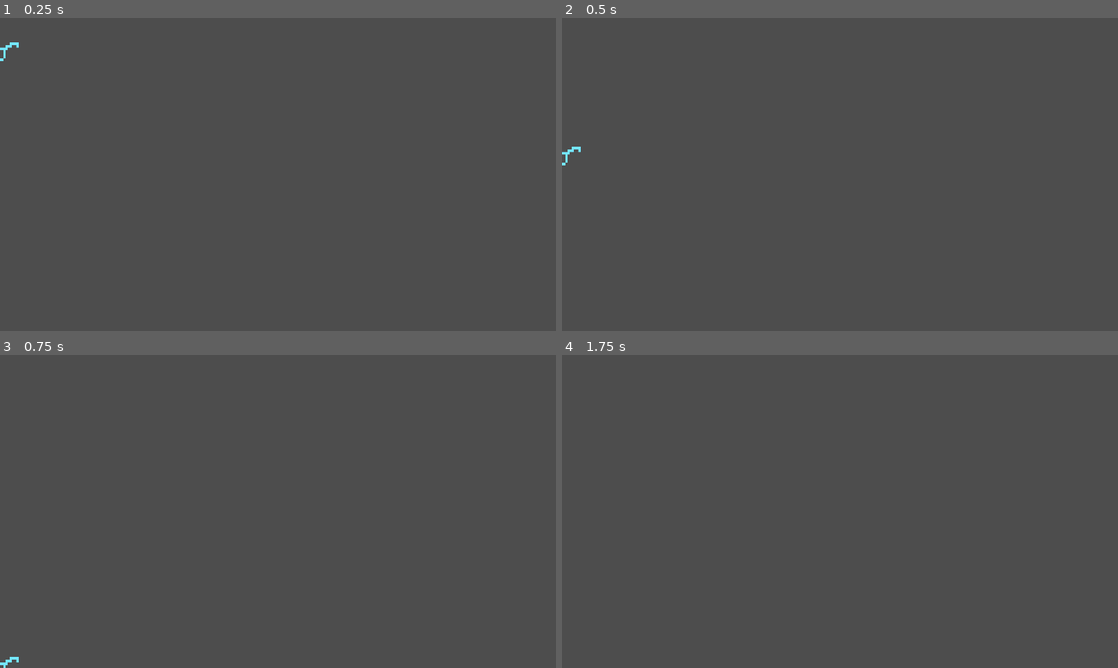
Above: before the commit, frames 1-4 (two rows, left to right).
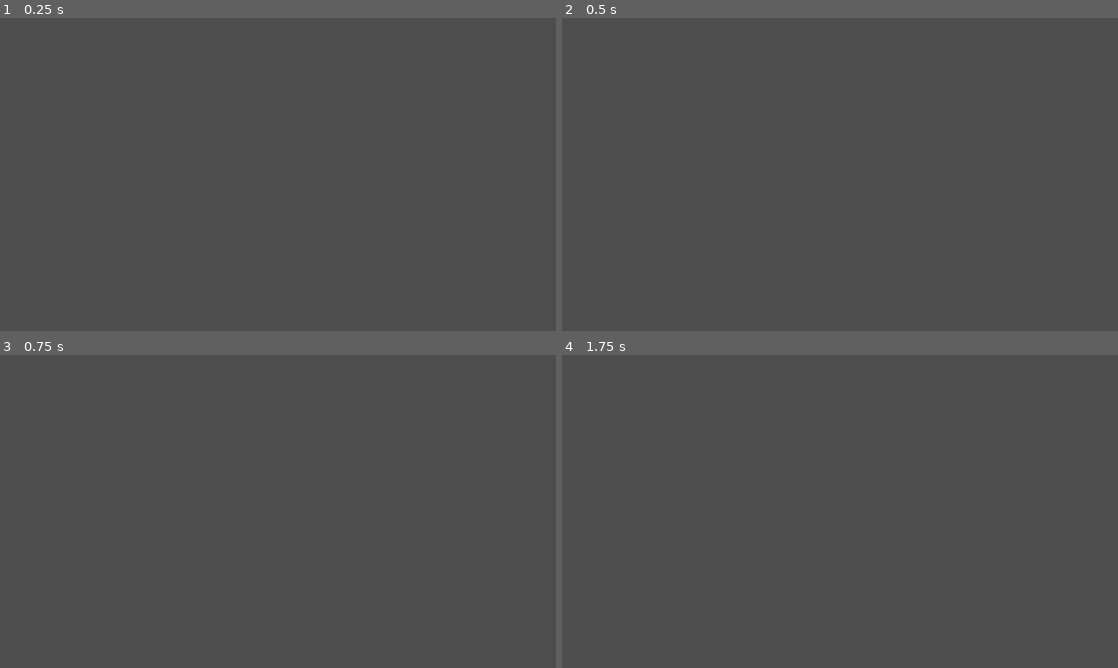
Above: after the commit, the same moments.

Repository: Boris14/NexusGameJam
Game: Godot game, scene res://Scenes/Glasses.tscn
The game is run twice, just before and just after one commit, with the same random seed, the same clock (stepped at 60 frames per second) and the same inputs. This scene is started directly instead of the project's main scene.
Inputs:
- Up to frame 1 (0.25 s): no input
- Up to frame 2 (0.5 s): no input
- Up to frame 3 (0.75 s): no input
- Up to frame 4 (1.75 s): no input

The runs differ from the first frame. In frame 1, less than 0.1% of the frame differs, in the area x 0-4%, y 7-14%; in frame 2, less than 0.1%, in the area x 0-4%, y 41-48%; in frame 3, less than 0.1%; in frame 4, nothing differs.

Commit message:
Added the bouncing glasses

Diff:
--- a/Scenes/main.tscn
+++ b/Scenes/main.tscn
@@ -1,9 +1,8 @@
-[gd_scene load_steps=8 format=3 uid="uid://dt1ctfp0vgvws"]
+[gd_scene load_steps=7 format=3 uid="uid://dt1ctfp0vgvws"]
 
 [ext_resource type="Script" path="res://Source/main.gd" id="1_l1i7m"]
 [ext_resource type="Texture2D" uid="uid://baelqavxgc8l8" path="res://Assets/map-Sheet.svg" id="2_lc5d5"]
 [ext_resource type="PackedScene" uid="uid://be6aucgi5intg" path="res://Scenes/Blackboard.tscn" id="2_yyua3"]
-[ext_resource type="PackedScene" uid="uid://ce0ff4ygit634" path="res://Scenes/platfrom.tscn" id="3_c0mjr"]
 [ext_resource type="PackedScene" uid="uid://dflldkbtccrde" path="res://Scenes/floor.tscn" id="4_0o56b"]
 [ext_resource type="PackedScene" uid="uid://ymi2tu1ay0ys" path="res://Scenes/UI/TaskSolver.tscn" id="6_dxuy2"]
 [ext_resource type="PackedScene" uid="uid://dfefb7wjmqox3" path="res://Scenes/UI/HUD.tscn" id="6_joee4"]
@@ -24,13 +23,12 @@
 position = Vector2(496, 200)
 scale = Vector2(3, 1.263)
 
-[node name="Platform" parent="." instance=ExtResource("3_c0mjr")]
-visible = false
-position = Vector2(504, 360)
-scale = Vector2(2.5, 0.6)
-
 [node name="Floor" parent="." instance=ExtResource("4_0o56b")]
 position = Vector2(456, 650)
+scale = Vector2(6, 2.637)
+
+[node name="Roof" parent="." instance=ExtResource("4_0o56b")]
+position = Vector2(472, -192)
 scale = Vector2(6, 2.637)
 
 [node name="RightWall" parent="." instance=ExtResource("4_0o56b")]
--- a/Source/glasses.gd
+++ b/Source/glasses.gd
@@ -1,29 +1,39 @@
 extends RigidBody2D
+
+const HighlightedTexture = preload("res://Assets/SVG/glasses/glasses with white border.svg")
+const NormalTexture = preload("res://Assets/SVG/glasses/glasses.svg")
 
 signal started_glasses_pickup(pickup_time)
 
 @export var max_pickup_time = 4
+@export var impulse_force = 1000
 
 const PickupBar = preload("res://Source/UI/pickup_bar.gd")
 
 var player_owner
 var _pickup_bar
 var _is_touching_owner = false
+var _idle_velocity_length = 0.1
 
 # Called when the node enters the scene tree for the first time.
 func _ready():
 	_is_touching_owner = false
 	_pickup_bar = $PickupBar as PickupBar
 	_pickup_bar.visible = false
+	await get_tree().create_timer(0.01).timeout
+	var impulse_dir = Vector2(randf_range(-1, 1), -1)
+	apply_impulse(impulse_dir * impulse_force)
 
 
 # Called every frame. 'delta' is the elapsed time since the previous frame.
 func _process(delta):
 	for body in $InteractArea.get_overlapping_bodies():
-		if body == player_owner:
+		if body == player_owner and linear_velocity.length() < _idle_velocity_length:
+			$Sprite2D.texture = HighlightedTexture
 			$PickupBar.visible = true
 			_is_touching_owner = true
 			return
+	$Sprite2D.texture = NormalTexture
 	$PickupBar.visible = false
 	_is_touching_owner = false
 
--- a/Source/main.gd
+++ b/Source/main.gd
@@ -5,7 +5,7 @@
 const Glasses = preload("res://Source/glasses.gd")
 const TaskSolver = preload("res://Source/UI/task_solver.gd")
 const Blackboard = preload("res://Source/blackboard.gd")
-const Platform = preload("res://Source/platform.gd")
+#const Platform = preload("res://Source/platform.gd")
 
 const PlayerScene = preload("res://Scenes/player.tscn")
 const GlassesScene = preload("res://Scenes/Glasses.tscn")
@@ -13,7 +13,7 @@
 var player_1_task_solver : TaskSolver
 var player_2_task_solver : TaskSolver
 var blackboard : Blackboard
-var platform : Platform
+#var platform : Platform
 
 # Called when the node enters the scene tree for the first time.
 func _ready():
@@ -26,7 +26,7 @@
 	blackboard.connect("started_solving", player_2_task_solver._on_player_started_solving)
 	blackboard.connect("stopped_solving", player_1_task_solver._on_player_stopped_solving)
 	blackboard.connect("stopped_solving", player_2_task_solver._on_player_stopped_solving)
-	platform = $Platform as Platform
+	#platform = $Platform as Platform
 	_spawn_player(true)
 	_spawn_player(false)
 
@@ -42,10 +42,10 @@
 	player.position = ($Player1StartPosition if is_player_1 else $Player2StartPosition).position
 	player.connect("health_changed", ($HUD as HUD)._on_player_health_changed)
 	player.connect("dropped_glasses", _on_player_dropped_glasses)
-	player.connect("dropped_glasses", platform._on_player_dropped_glasses)
+	#player.connect("dropped_glasses", platform._on_player_dropped_gdlasses)
 	player.connect("dropped_glasses", blackboard._on_player_dropped_glasses)
 	player.connect("tried_start_solving", blackboard._on_player_tried_start_solving)
-	player.connect("picked_up_glasses", platform._on_player_picked_up_glasses)
+	#player.connect("picked_up_glasses", platform._on_player_picked_up_glasses)
 	player.connect("picked_up_glasses", blackboard._on_player_picked_up_glasses)
 	blackboard.connect("started_solving", player._on_started_solving)
 	blackboard.connect("stopped_solving", player._on_stopped_solving)
--- a/Source/platform.gd
+++ b/Source/platform.gd
@@ -13,7 +13,7 @@
 
 
 func _on_player_dropped_glasses(player):
-	$CollisionShape2D.disabled = false
+	#$CollisionShape2D.disabled = false
 
 
 func _on_player_picked_up_glasses(player):
